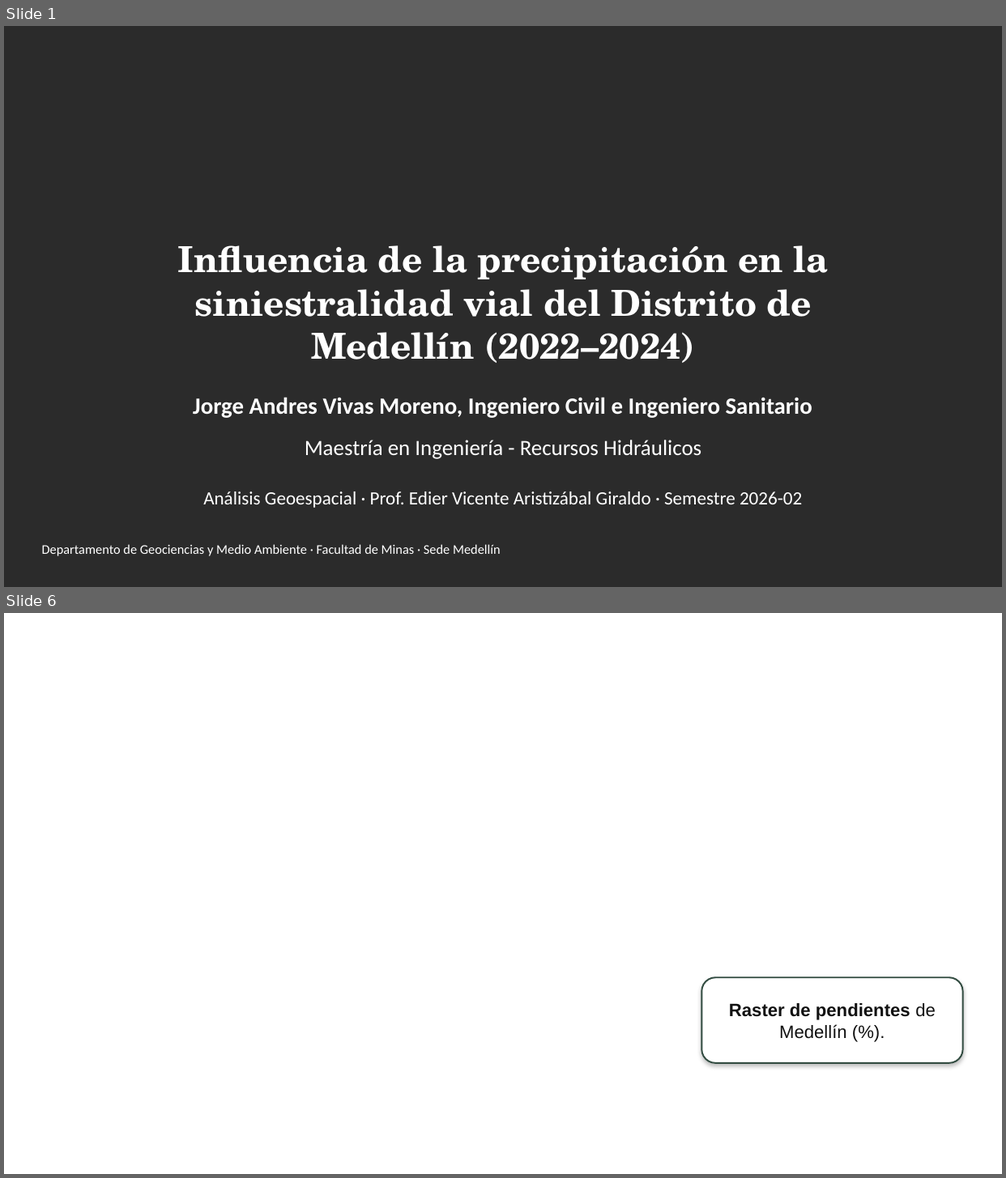
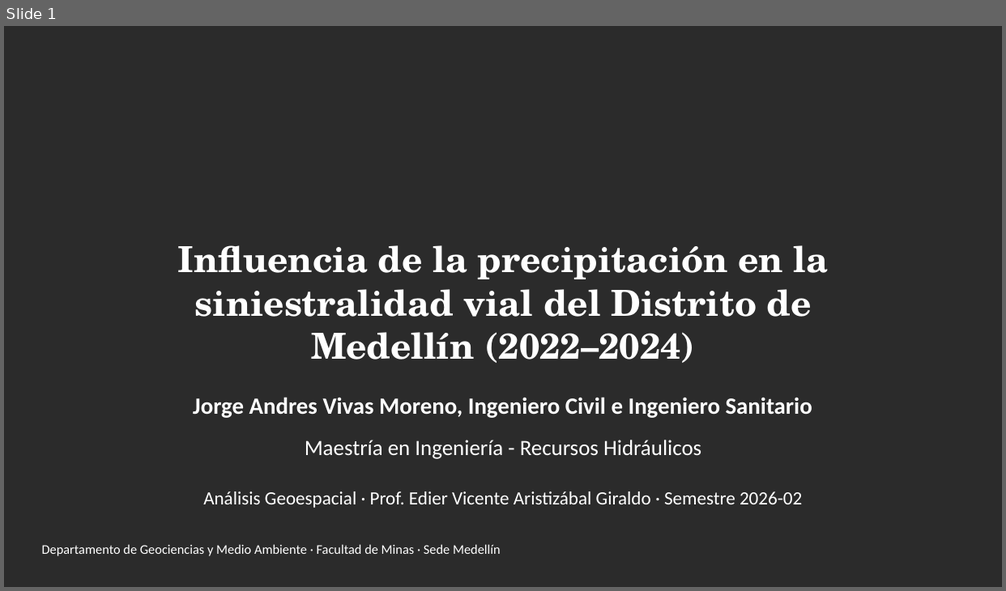
Before and after one commit to JyZ562/Analisis-Geoespacial_recipitacion-siniestralidad-medellin, a slide deck: presentacion/Precipitacion_y_Siniestralidad_Vial_en_Medellin.pptx. Shown one above the other, each under a label of ours: slides 1 and 6 before the commit, slide 1 after it; the slides between them are not shown. The pictures are 1006x1178 and 1006x591 pixels, drawn with LibreOffice and Linux fonts; fonts in the diff are those of the drawing; background and template pictures are left out; a plain dark background stands for a picture behind light text. Boxes give left, top, right and bottom in pixels: in the first picture for what was removed or moved away, otherwise in the second. Text is boxed around its words. In the diff, an @@ line names an element or a change of style, - is before the commit and + after.

```diff
--- a/presentacion/Precipitacion_y_Siniestralidad_Vial_en_Medellin.pptx
+++ b/presentacion/Precipitacion_y_Siniestralidad_Vial_en_Medellin.pptx
@@ slide 6 removed at <box>4,613,1002,1174</box>, background picture (left out) @@
@@ rounded rectangle removed at <box>701,977,962,1063</box> @@
-Raster de pendientes de Medellín (%).
```
Also in this commit, not shown: 1 slide changed, 1 slide added, 1 other file.
